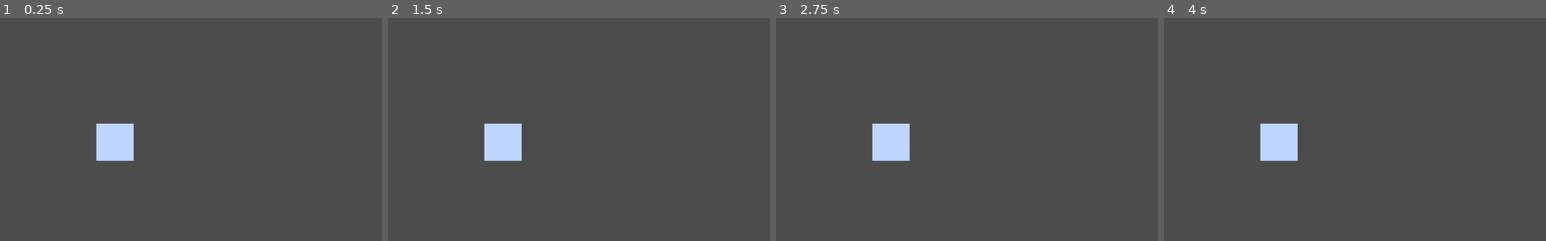
Above: before the commit, frames 1-4 (left to right).
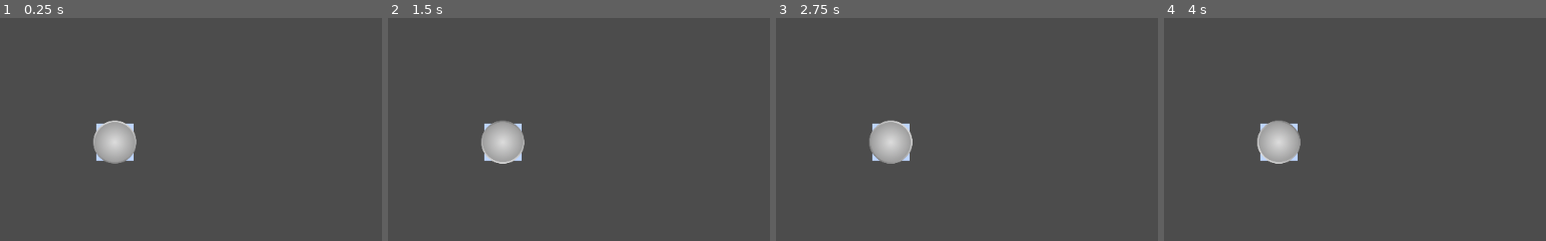
Above: after the commit, the same moments.

Repository: Miravalier/dk30
Game: Godot game, scene res://Scenes/Levels/Prototype.tscn
The game is run twice, just before and just after one commit, with the same random seed, the same clock (stepped at 60 frames per second) and the same inputs. Before the commit the project starts from res://Scenes/Prototype.tscn.
Inputs:
- Up to frame 1 (0.25 s): no input
- Up to frame 2 (1.5 s): tap Enter at 0.5 s
- Up to frame 3 (2.75 s): tap Space at 2 s
- Up to frame 4 (4 s): tap Enter at 2.75 s; tap Space at 3.5 s
The pictures show only the part of the screen within x 0-50%, y 50-100%; the shares and areas given below are measured in that part.

The runs differ from the first frame. In frame 1, 1.7% of the frame differs, in the area x 24-36%, y 45-66%; in frame 2, 1.7%; in frame 3, 1.7%; in frame 4, 1.7%, in the area x 24-36%, y 46-66%.

Commit message:
Added orb spawning at spawn location

Diff:
--- a/Scenes/Prototype.tscn
+++ b/Scenes/Levels/Prototype.tscn
@@ -1,13 +1,15 @@
-[gd_scene load_steps=4 format=2]
+[gd_scene load_steps=5 format=2]
 
 [ext_resource path="res://Assets/Goal/GoalTexture.tres" type="Texture" id=1]
 [ext_resource path="res://Assets/Spawn/SpawnGradient.tres" type="Gradient" id=2]
+[ext_resource path="res://Scripts/Level.gd" type="Script" id=3]
 
-[sub_resource type="GradientTexture" id=3]
+[sub_resource type="GradientTexture" id=1]
 gradient = ExtResource( 2 )
 width = 1
 
 [node name="Scene" type="Node2D"]
+script = ExtResource( 3 )
 
 [node name="Goal" type="Node2D" parent="."]
 position = Vector2( 144.947, 119.16 )
--- a/Scripts/Level.gd
+++ b/Scripts/Level.gd
@@ -1,16 +1,18 @@
 extends Node2D
 
+var scene = null
+var orb_scene = null
+var spawn = null
 
-# Declare member variables here. Examples:
-# var a = 2
-# var b = "text"
+func _ready():
+	# Find the scene, the spawn element, and the orb_scene
+	scene = get_tree().get_root().get_node("Scene")
+	spawn = scene.get_node("Spawn")
+	orb_scene = load("res://Scenes/Prefabs/Orb.tscn")
+	# Create a starting orb
+	make_orb()
 
-
-# Called when the node enters the scene tree for the first time.
-func _ready():
-	pass # Replace with function body.
-
-
-# Called every frame. 'delta' is the elapsed time since the previous frame.
-#func _process(delta):
-#	pass
+func make_orb():
+	var orb = orb_scene.instance()
+	orb.position = spawn.position
+	scene.add_child(orb)
--- a/project.godot
+++ b/project.godot
@@ -11,7 +11,7 @@
 [application]
 
 config/name="DK30"
-run/main_scene="res://Scenes/Prototype.tscn"
+run/main_scene="res://Scenes/Levels/Prototype.tscn"
 config/icon="res://Assets/Global/icon.png"
 
 [physics]
Not shown: 1 places in Scenes/Levels/Prototype.tscn that only renumber resources
Renamed: Scenes/Orb.tscn -> Scenes/Prefabs/Orb.tscn
